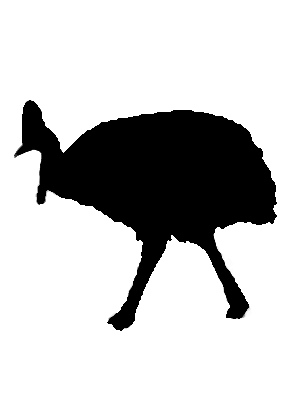
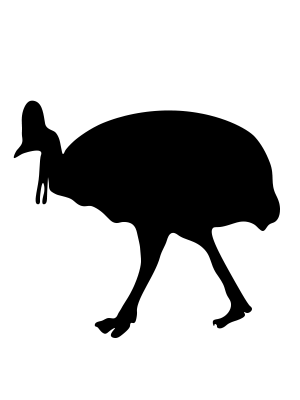
Two versions of the same layered image (w=300, h=400). Layer-by-layer changes:
renamed "Layer 2" to "Layer 3", painted on it over [13, 100, 280, 338]
